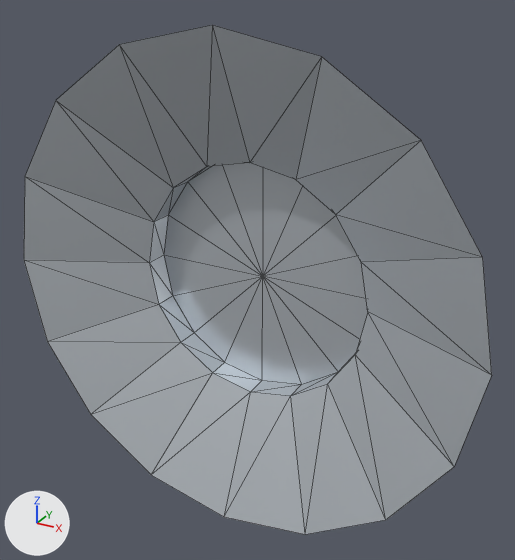
What one commit did to the glTF model public/assets/parts/PART-FLUID-SUMP-SILICONE-34/model.gltf.
Both versions are drawn from a 50 mm lens placed at (244.7, -420.7, 222.4), pointed at (8.6, 8.6, 7.7). Every picture has the same lights, and +X, +Y and +Z are marked at lower left. The first picture is the older version. Mesh edges are drawn as thin lines.

The first picture shows 'PART-FLUID-SUMP-SILICONE-34'.
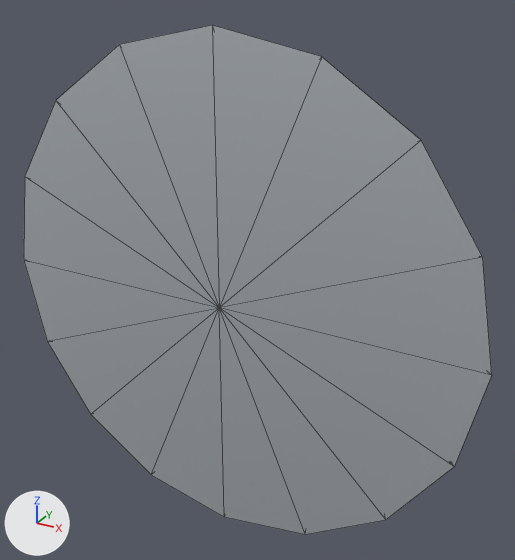
Changed parts and their boxes (x1, y1, x2, y2) in the pictures (515 x 560 px):
part 1 of me_part_fluid_sump_silicone_34_geometry, built on: before (164, 163, 368, 384); after (24, 25, 492, 534)

Edits to the bpy script that builds the scene:
```text
Change me_part_fluid_sump_silicone_34_geometry:
    used by ob_part_fluid_sump_silicone_34; location = (0.0, 0.0, 0.0)
    remove me_part_fluid_sump_silicone_34_geometry.from_pydata(...)  # 49 vertices, 80 faces; spans x -190.0..190.0, y -32.0..32.0, z -190.0..190.0
    add me_part_fluid_sump_silicone_34_geometry.from_pydata(...)  # 50 vertices, 96 faces; spans x -190.0..190.0, y -32.0..32.0, z -190.0..190.0
    me_part_fluid_sump_silicone_34_geometry part 1
    16 faces are deleted
    1 vertex is added at (0.0, -32.0, 0.0)
    32 new faces join them
```
